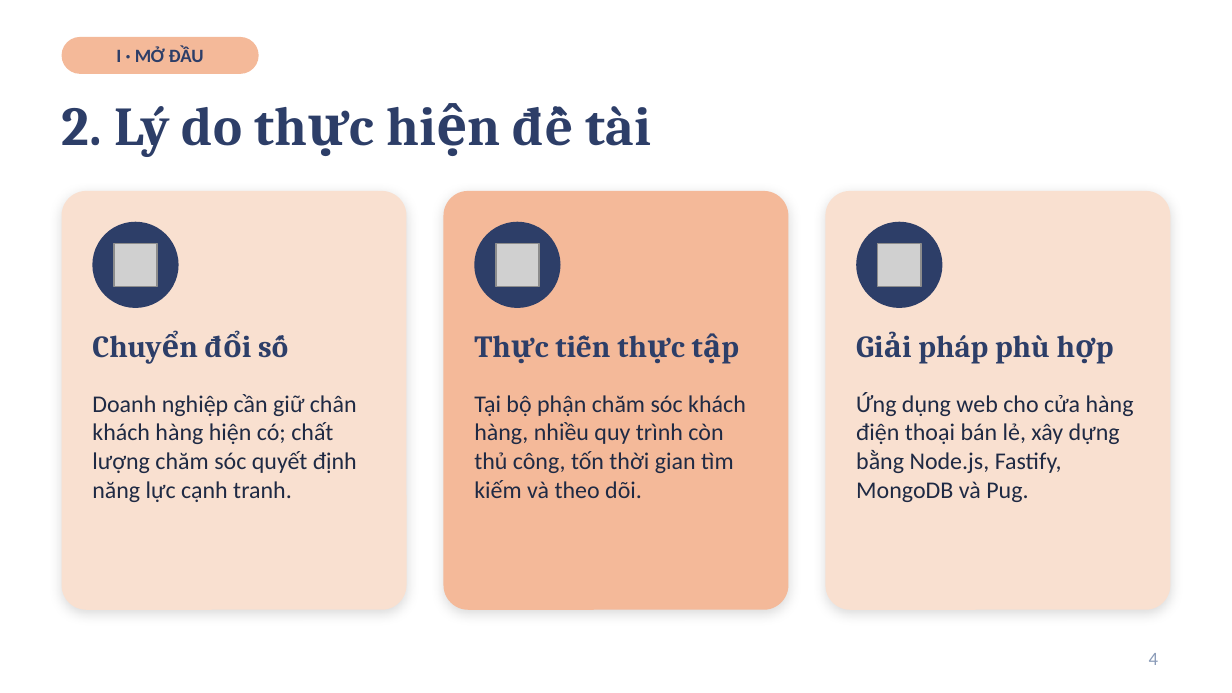
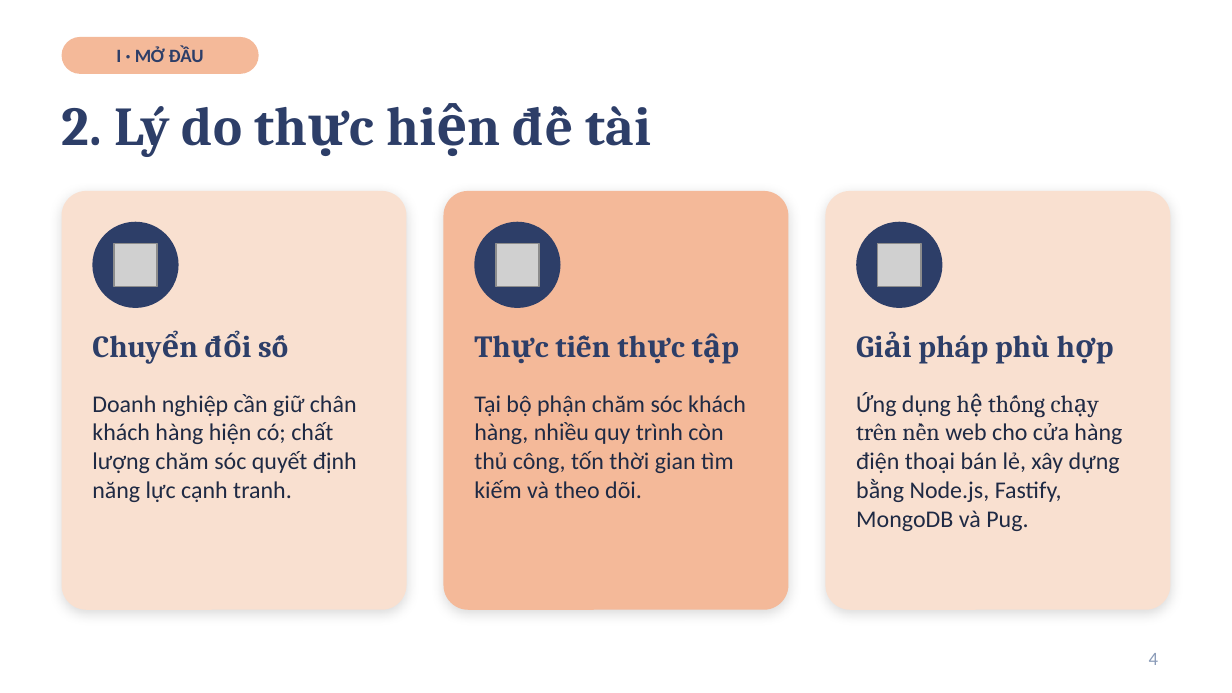
Before and after one commit to tqlong1003/SPS-System, a slide deck: slide 4 of Slide_Khoa_Luan.pptx. Drawn at 1232x693 pixels with LibreOffice and Linux fonts; fonts in the diff are those of the drawing; grey boxes stand for pictures. Boxes give left, top, right and bottom in pixels: in the first picture for what was removed or moved away, otherwise in the second. Text is boxed around its words. In the diff, an @@ line names an element or a change of style, - is before the commit and + after.

```diff
--- a/Slide_Khoa_Luan.pptx
+++ b/Slide_Khoa_Luan.pptx
@@ text at bbox=[856, 392, 1122, 531]: text changed @@
-Ứng dụng web cho cửa hàng điện thoại bán lẻ, xây dựng bằng Node.js, Fastify, MongoDB và Pug.
+Ứng dụng hệ thống chạy trên nền web cho cửa hàng điện thoại bán lẻ, xây dựng bằng Node.js, Fastify, MongoDB và Pug.
```
Also in this commit, not shown: 12 other slides changed, 1 other file.
